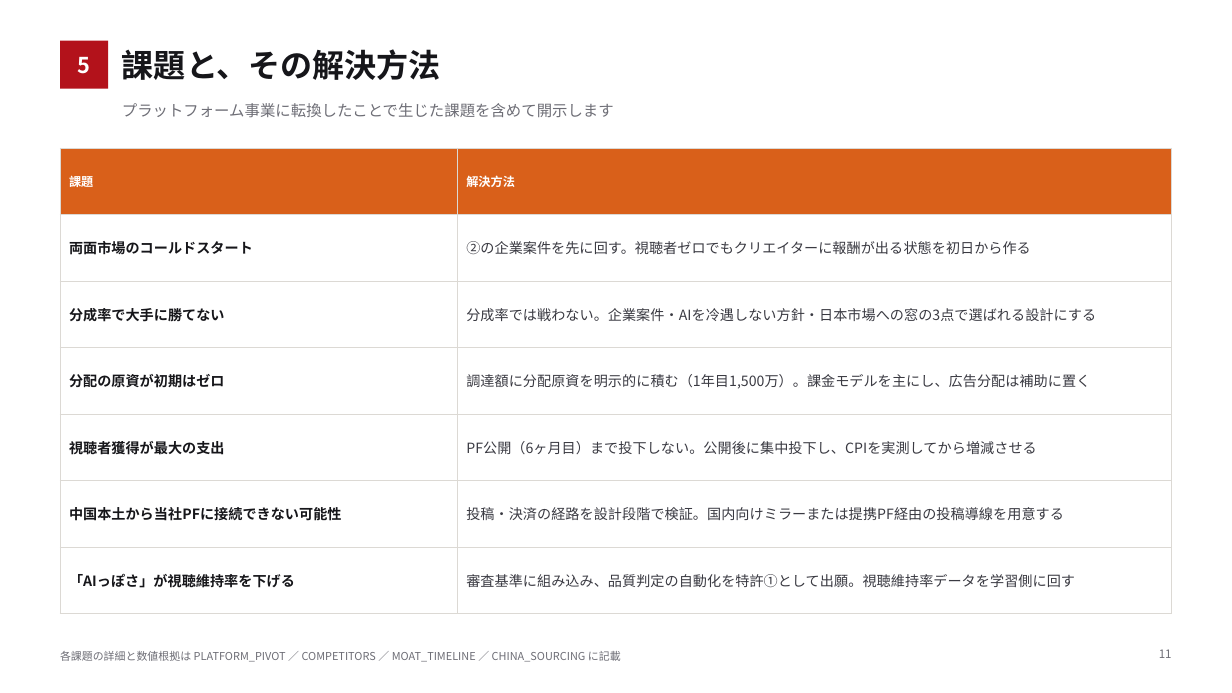
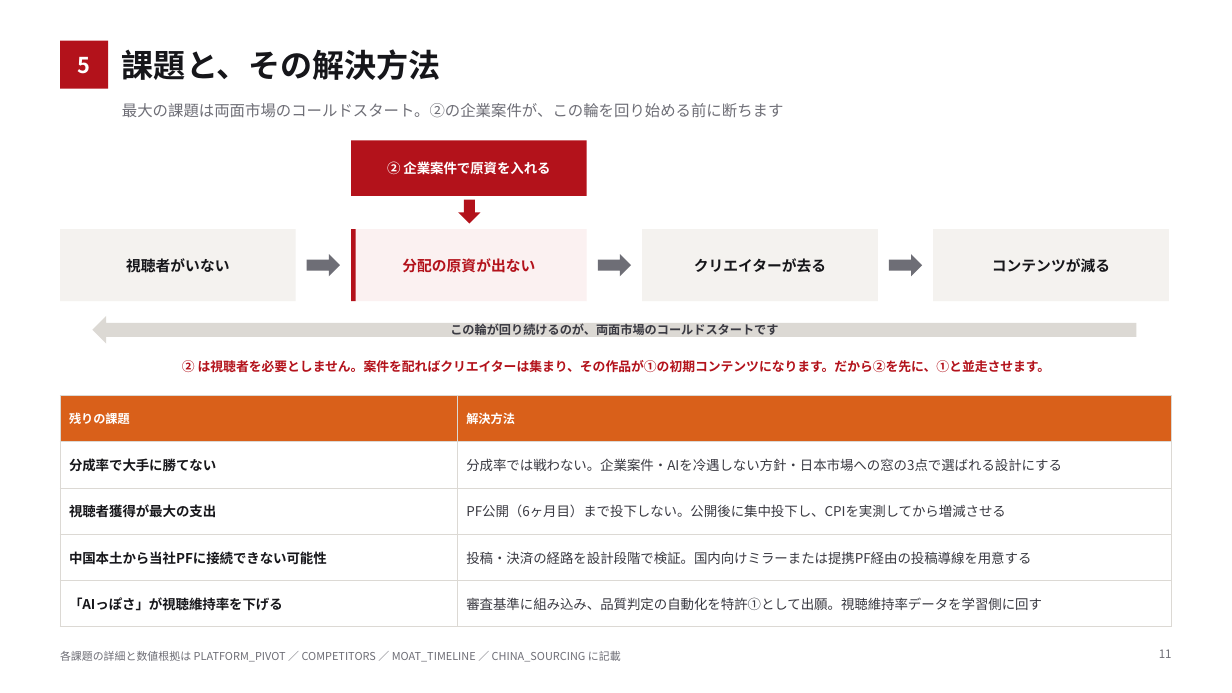
Before and after one commit to bpn333333/test, a slide deck: slide 12 of 投資家向け企画書.pptx. Drawn at 1232x693 pixels with LibreOffice and Linux fonts; fonts in the diff are those of the drawing. Boxes give left, top, right and bottom in pixels: in the first picture for what was removed or moved away, otherwise in the second. Text is boxed around its words. In the diff, an @@ line names an element or a change of style, - is before the commit and + after.

```diff
--- a/投資家向け企画書.pptx
+++ b/投資家向け企画書.pptx
@@ text at [122,103,784,118]: text changed @@
-プラットフォーム事業に転換したことで生じた課題を含めて開示します
+最大の課題は両面市場のコールドスタート。②の企業案件が、この輪を回り始める前に断ちます
@@ rectangle added at [351,140,587,196], fill #B3121B @@
@@ text added at [387,161,550,175], 10.5 pt, text #FFFFFF, bold @@
+② 企業案件で原資を入れる
@@ down arrow added at [458,200,481,224], fill #B3121B @@
@@ rectangle added at [60,229,296,301], fill #F4F2EF @@
@@ rectangle added at [351,229,587,301], fill #FBF1F1 @@
@@ rectangle added at [351,229,356,301], fill #B3121B @@
@@ rectangle added at [642,229,878,301], fill #F4F2EF @@
@@ rectangle added at [933,229,1169,301], fill #F4F2EF @@
@@ text added at [126,258,229,273], 11.5 pt, text #16161A, bold @@
+視聴者がいない
@@ right arrow added at [307,254,340,276], fill #6E6E76 @@
@@ text added at [402,258,535,273], 11.5 pt, text #B3121B, bold @@
+分配の原資が出ない
@@ right arrow added at [598,254,631,276], fill #6E6E76 @@
@@ text added at [694,258,826,272], 11.5 pt, text #16161A, bold @@
+クリエイターが去る
@@ right arrow added at [889,254,922,276], fill #6E6E76 @@
@@ text added at [992,258,1110,273], 11.5 pt, text #16161A, bold @@
+コンテンツが減る
@@ left arrow added at [92,316,1137,344], fill #DCD9D4 @@
@@ text added at [450,323,778,339], 9.5 pt, text #3A3A42, bold @@
+この輪が回り続けるのが、両面市場のコールドスタートです
@@ text added at [182,360,1051,372], 10 pt, text #B3121B, bold @@
+② は視聴者を必要としません。案件を配ればクリエイターは集まり、その作品が①の初期コンテンツになります。だから②を先に、①と並走させます。
@@ table at [60,396,1172,615] @@
-row 1: 課題 | 解決方法
-row 2: 両面市場のコールドスタート | ②の企業案件を先に回す。視聴者ゼロでもクリエイターに報酬が出る状態を初日から作る
+row 1: 残りの課題 | 解決方法
-row 4: 分配の原資が初期はゼロ | 調達額に分配原資を明示的に積む（1年目1,500万）。課金モデルを主にし、広告分配は補助に置く
@@ table: place and size @@
-table at [60,148,1172,592]
+table at [60,396,1172,615]
```
Also in this commit, not shown: 4 other slides changed, 1 other file.
